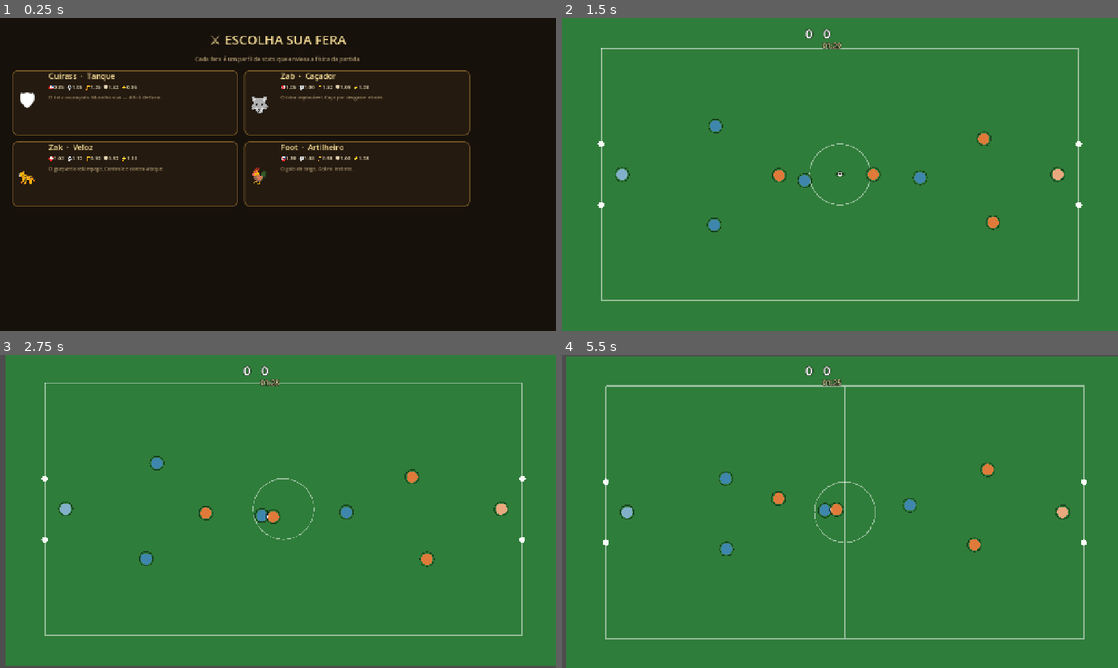
Above: before the commit, frames 1-4 (two rows, left to right).
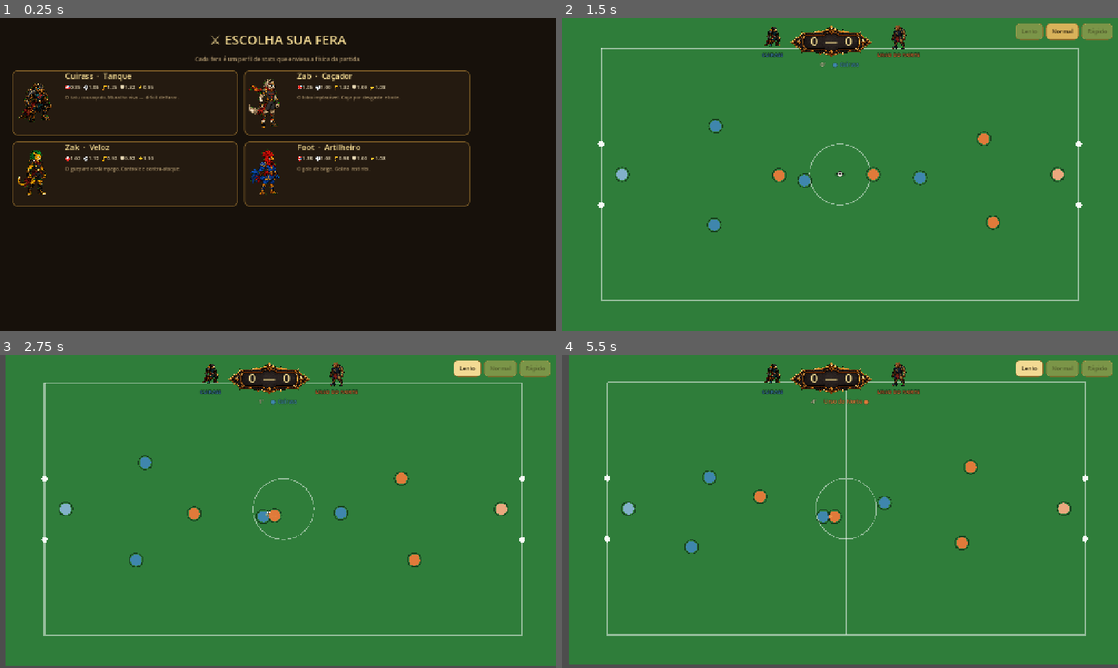
Above: after the commit, the same moments.

Repository: gmoraess/worldcupbeasts
Game: Godot game, scene res://scenes/Main.tscn
The game is run twice, just before and just after one commit, with the same random seed, the same clock (stepped at 60 frames per second) and the same inputs.
Inputs (mouse positions are in pixels of both pictures, inside the frame that each line leads up to):
- Up to frame 1 (0.25 s): no input
- Up to frame 2 (1.5 s): click (684, 102) at 0.52 s; click (634, 146) at 1.27 s
- Up to frame 3 (2.75 s): click (467, 367) at 2 s, where only the run after the commit has a clickable "Lento"
- Up to frame 4 (5.5 s): click (1095, 367) at 2.75 s, where only the run after the commit has a clickable "Rápido"; click (1062, 367) at 3.5 s, where only the run after the commit has a clickable "Normal"; click (1062, 367) at 4.25 s, where only the run after the commit has a clickable "Normal"; click (1029, 367) at 5 s, where only the run after the commit has a clickable "Lento"

The runs differ from the first frame. In frame 1, 3.3% of the frame differs, in the area x 3-72%, y 17-57%; in frame 2, 2.2%; in frame 3, 3.4%; in frame 4, 8.7%, in the area x 0-100%, y 0-100%.

Commit message:
Etapa 3 — HUD broadcast + controle de velocidade + arte (PNGs temporários)
HUD de transmissão:
- placar no topo com retratos casa×fora na placa ornamentada (score_plate)
- relógio estilo futebol (0'→90', "PRORROGAÇÃO" na morte súbita)
- indicador de posse em tempo real
- centralização corrigida (full-width + shrink-center; antes ia pra esquerda)

Controle de velocidade (canto superior direito):
- Lento (0,5x) · Normal (1x) · Rápido (2x), ativo destacado
- usa Engine.time_scale: passo de física fixo (1/60) → 2x não tunela parede/gol
- reseta time_scale=1.0 no _exit_tree (não vaza pros menus)

Arte (PNGs do projeto antigo football-autobattler, temporários):
- retratos das feras na seleção e no cabeçalho do mapa
- ícones de nó desenhados no mapa
- helper UI.icon() (textura com fallback p/ emoji)
- GameState: home_img()/away_img()/enemy_img_path() + mapa nome→arquivo

Co-Authored-By: Claude Opus 4.8 <noreply@anthropic.com>

Diff:
--- a/scripts/BeastSelect.gd
+++ b/scripts/BeastSelect.gd
@@ -37,10 +37,10 @@
 	h.add_theme_constant_override("separation", 14)
 	h.mouse_filter = Control.MOUSE_FILTER_IGNORE
 	btn.add_child(h)
-	# crista
-	var cc := CenterContainer.new(); cc.custom_minimum_size = Vector2(70, 0)
+	# retrato (PNG) com fallback no emoji da crista
+	var cc := CenterContainer.new(); cc.custom_minimum_size = Vector2(108, 0)
 	cc.mouse_filter = Control.MOUSE_FILTER_IGNORE
-	cc.add_child(UI.clbl(data["crest"], 44, Color.WHITE))
+	cc.add_child(UI.icon("res://assets/beasts/%s.png" % id, Vector2(100, 132), data["crest"]))
 	h.add_child(cc)
 	# textos
 	var v := VBoxContainer.new()
--- a/scripts/GameState.gd
+++ b/scripts/GameState.gd
@@ -112,6 +112,27 @@
 func enemy_name() -> String:
 	return current_node.get("enemy", {}).get("name", "Oponente")
 
+# retratos (PNGs do projeto antigo, temporários) — nome do inimigo → arquivo
+const ENEMY_IMG := {
+	"Rinoceronte Sombrio": "rinoceronte", "Lobo da Névoa": "lobo", "Urso do Norte": "urso",
+	"Escorpião Ferreiro": "escorpiao", "Arara Carmesim": "arara",
+	"Elefante de Guerra": "elite_elefante", "Gorila das Sombras": "elite_gorila", "Tigre Relâmpago": "elite_tigre",
+	"Mantis da Tempestade": "boss_mantis", "Leão Dourado": "boss_leao", "Quetzal, a Serpente Imortal": "boss_quetzal",
+}
+
+## Caminho do retrato da fera do jogador (id == nome do arquivo). "" se indisponível.
+func home_img() -> String:
+	return "res://assets/beasts/%s.png" % beast_id if beast_id != "" else ""
+
+## Caminho do retrato do inimigo do nó atual. "" se indisponível.
+func away_img() -> String:
+	return enemy_img_path(current_node.get("enemy", {}))
+
+## Caminho do retrato de um inimigo qualquer (por nome). "" se indisponível.
+func enemy_img_path(enemy: Dictionary) -> String:
+	var f: String = ENEMY_IMG.get(enemy.get("name", ""), "")
+	return "res://assets/beasts/%s.png" % f if f != "" else ""
+
 # ==========================================================================
 #  MAPA (3 atos × colunas × raias)
 # ==========================================================================
--- a/scripts/MapScreen.gd
+++ b/scripts/MapScreen.gd
@@ -32,7 +32,9 @@
 	h.add_theme_constant_override("separation", 14)
 	pnl.add_child(h)
 	var bv := VBoxContainer.new()
-	bv.add_child(UI.clbl(GameState.beast.get("crest", "?"), 26, Color.WHITE))
+	var bcc := CenterContainer.new()
+	bcc.add_child(UI.icon(GameState.home_img(), Vector2(54, 62), GameState.beast.get("crest", "?")))
+	bv.add_child(bcc)
 	bv.add_child(UI.clbl(GameState.beast.get("name", ""), 12, UI.GOLD2))
 	h.add_child(bv)
 	var rv := VBoxContainer.new()
@@ -103,7 +105,10 @@
 	v.set_anchors_and_offsets_preset(Control.PRESET_FULL_RECT)
 	v.alignment = BoxContainer.ALIGNMENT_CENTER
 	v.mouse_filter = Control.MOUSE_FILTER_IGNORE
-	v.add_child(UI.clbl(ICONS.get(tp, "?"), 30, Color.WHITE))
+	var ncc := CenterContainer.new()
+	ncc.mouse_filter = Control.MOUSE_FILTER_IGNORE
+	ncc.add_child(UI.icon("res://assets/icons/node_%s.png" % tp, Vector2(46, 46), ICONS.get(tp, "?")))
+	v.add_child(ncc)
 	v.add_child(UI.clbl(tp.to_upper(), 9, UI.RUNE2))
 	var enemy: Dictionary = node.get("enemy", {})
 	if not enemy.is_empty():
--- a/scripts/Match.gd
+++ b/scripts/Match.gd
@@ -46,6 +46,12 @@
 var _score_lbl: Label
 var _clock_lbl: Label
 var _goal_lbl: Label
+var _poss_lbl: Label
+var _speed_btns: Array[Button] = []
+var _home_name := "CASA"
+var _away_name := "FORA"
+var _home_crest := "🛡"
+var _away_crest := "🦁"
 
 func goal_x(team: String) -> float:
 	# o gol que o time ATACA
@@ -561,12 +567,127 @@
 		dot.polygon = pts; dot.color = Color(1, 1, 1, 0.95); post.add_child(dot)
 
 func _build_hud() -> void:
+	# nomes/brasões dos dois lados (fallback se a cena rodar fora de uma corrida)
+	_home_crest = GameState.beast.get("crest", "🛡")
+	_home_name = GameState.beast.get("name", "CASA")
+	var enemy: Dictionary = GameState.current_node.get("enemy", {})
+	_away_crest = enemy.get("crest", "🦁")
+	_away_name = enemy.get("name", "FORA")
+
 	var layer := CanvasLayer.new(); add_child(layer)
-	_score_lbl = _lbl(Vector2(560, 14), 30, Color(1, 1, 1)); layer.add_child(_score_lbl)
-	_clock_lbl = _lbl(Vector2(600, 52), 16, Color(1, 0.95, 0.7)); layer.add_child(_clock_lbl)
+
+	# barra de transmissão: VBox full-width no topo; filhos CENTRALIZADOS (shrink-center)
+	# — centralização confiável (o anchor CENTER_TOP estava jogando a barra pra esquerda).
+	var top := VBoxContainer.new()
+	layer.add_child(top)
+	top.set_anchors_and_offsets_preset(Control.PRESET_TOP_WIDE)
+	top.offset_top = 12
+	top.add_theme_constant_override("separation", 4)
+
+	var row := HBoxContainer.new()
+	row.size_flags_horizontal = Control.SIZE_SHRINK_CENTER
+	row.alignment = BoxContainer.ALIGNMENT_CENTER
+	row.add_theme_constant_override("separation", 8)
+	top.add_child(row)
+	row.add_child(_team_badge(GameState.home_img(), _home_name, _home_crest, UI.HOME))
+	row.add_child(_score_plate())
+	row.add_child(_team_badge(GameState.away_img(), _away_name, _away_crest, UI.AWAY))
+
+	# relógio + posse, logo abaixo do placar (também centralizado)
+	var sub := HBoxContainer.new()
+	sub.size_flags_horizontal = Control.SIZE_SHRINK_CENTER
+	sub.add_theme_constant_override("separation", 16)
+	top.add_child(sub)
+	_clock_lbl = _chip("0'", 14, UI.RUNE)
+	_poss_lbl = _chip("• bola livre •", 13, UI.RUNE2)
+	sub.add_child(_clock_lbl)
+	sub.add_child(_poss_lbl)
+
+	# controle de velocidade (canto superior direito): Lento · Normal · Rápido
+	var speed := HBoxContainer.new()
+	layer.add_child(speed)
+	speed.set_anchors_and_offsets_preset(Control.PRESET_TOP_RIGHT)
+	speed.offset_left = -260; speed.offset_top = 12; speed.offset_right = -12
+	speed.alignment = BoxContainer.ALIGNMENT_END
+	speed.add_theme_constant_override("separation", 6)
+	for item: Array in [["Lento", 0.5], ["Normal", 1.0], ["Rápido", 2.0]]:
+		var b := UI.gold_btn(item[0], 13)
+		b.pressed.connect(_set_speed.bind(item[1] as float, b))
+		speed.add_child(b)
+		_speed_btns.append(b)
+	_set_speed(1.0, _speed_btns[1])    # começa em Normal
+
 	_goal_lbl = _lbl(Vector2(430, 150), 60, Color(1, 0.85, 0.3))
 	_goal_lbl.text = "G O O O L !"; _goal_lbl.modulate = Color(1, 1, 1, 0)
 	layer.add_child(_goal_lbl)
+
+## Rótulo do time (brasão+nome) com leve contorno, pra ler sobre o gramado.
+func _tag(txt: String, sz: int, col: Color) -> Label:
+	var l := UI.lbl(txt, sz, col)
+	l.add_theme_color_override("font_outline_color", Color.BLACK)
+	l.add_theme_constant_override("outline_size", 4)
+	return l
+
+## Chip pequeno num painel discreto (relógio/posse).
+func _chip(txt: String, sz: int, col: Color) -> Label:
+	var l := UI.lbl(txt, sz, col)
+	l.add_theme_color_override("font_outline_color", Color.BLACK)
+	l.add_theme_constant_override("outline_size", 3)
+	l.horizontal_alignment = HORIZONTAL_ALIGNMENT_CENTER
+	return l
+
+## Crachá do time: retrato (PNG) + nome embaixo. Fallback p/ emoji se faltar a arte.
+func _team_badge(img_path: String, team_name: String, emoji: String, col: Color) -> Control:
+	var v := VBoxContainer.new()
+	v.alignment = BoxContainer.ALIGNMENT_CENTER
+	v.add_theme_constant_override("separation", 0)
+	var tex: Texture2D = load(img_path) if img_path != "" and ResourceLoader.exists(img_path) else null
+	if tex != null:
+		var tr := TextureRect.new()
+		tr.texture = tex
+		tr.expand_mode = TextureRect.EXPAND_IGNORE_SIZE
+		tr.stretch_mode = TextureRect.STRETCH_KEEP_ASPECT_CENTERED
+		tr.custom_minimum_size = Vector2(58, 64)
+		v.add_child(tr)
+	else:
+		v.add_child(_tag(emoji, 30, col))
+	var nm := _tag(team_name.to_upper(), 12, col)
+	nm.horizontal_alignment = HORIZONTAL_ALIGNMENT_CENTER
+	v.add_child(nm)
+	return v
+
+## Placar central na placa ornamentada (score_plate). Fallback p/ painel chapado.
+func _score_plate() -> Control:
+	var holder := Control.new()
+	holder.custom_minimum_size = Vector2(196, 76)
+	var plate: Texture2D = load("res://assets/frames/score_plate.png") if ResourceLoader.exists("res://assets/frames/score_plate.png") else null
+	if plate != null:
+		var bg := TextureRect.new()
+		bg.texture = plate
+		bg.expand_mode = TextureRect.EXPAND_IGNORE_SIZE
+		bg.stretch_mode = TextureRect.STRETCH_KEEP_ASPECT_CENTERED
+		bg.set_anchors_and_offsets_preset(Control.PRESET_FULL_RECT)
+		holder.add_child(bg)
+	else:
+		var pnl := UI.framed(UI.PANEL2, UI.GOLD)
+		pnl.set_anchors_and_offsets_preset(Control.PRESET_FULL_RECT)
+		holder.add_child(pnl)
+	_score_lbl = _tag("0  —  0", 30, UI.GOLD2)
+	_score_lbl.set_anchors_and_offsets_preset(Control.PRESET_FULL_RECT)
+	_score_lbl.horizontal_alignment = HORIZONTAL_ALIGNMENT_CENTER
+	_score_lbl.vertical_alignment = VERTICAL_ALIGNMENT_CENTER
+	holder.add_child(_score_lbl)
+	return holder
+
+## Velocidade do jogo. time_scale só muda QUANTOS passos de física rodam por segundo
+## (o passo segue 1/60 fixo) → 2x não tunela pela parede/gol. Reseta no _exit_tree.
+func _set_speed(scale: float, active: Button) -> void:
+	Engine.time_scale = scale
+	for b in _speed_btns:
+		b.modulate = Color(1, 1, 1, 1.0) if b == active else Color(1, 1, 1, 0.45)
+
+func _exit_tree() -> void:
+	Engine.time_scale = 1.0    # não deixa a velocidade vazar pros menus
 
 func _lbl(pos: Vector2, size: int, col: Color) -> Label:
 	var l := Label.new(); l.position = pos
@@ -588,5 +709,20 @@
 	tw.chain().tween_property(_goal_lbl, "modulate:a", 0.0, 0.4)
 
 func _hud_update() -> void:
-	_score_lbl.text = "%d   %d" % [score["home"], score["away"]]
-	_clock_lbl.text = "%02d:%02d" % [int(clock) / 60, int(clock) % 60]
+	_score_lbl.text = "%d  —  %d" % [score["home"], score["away"]]
+	# relógio estilo transmissão: minutos decorridos (0'..90'), prorrogação na M.SÚBITA
+	if sudden_death:
+		_clock_lbl.text = "PRORROGAÇÃO"
+		_clock_lbl.add_theme_color_override("font_color", UI.GOLD2)
+	else:
+		_clock_lbl.text = "%d'" % clampi(int(MATCH_SECONDS - clock), 0, 99)
+	# indicador de posse: ponto colorido + nome do time com a bola
+	if poss == "home":
+		_poss_lbl.text = "● " + _home_name
+		_poss_lbl.add_theme_color_override("font_color", UI.HOME)
+	elif poss == "away":
+		_poss_lbl.text = _away_name + " ●"
+		_poss_lbl.add_theme_color_override("font_color", UI.AWAY)
+	else:
+		_poss_lbl.text = "• bola livre •"
+		_poss_lbl.add_theme_color_override("font_color", UI.RUNE2)
--- a/scripts/UI.gd
+++ b/scripts/UI.gd
@@ -57,3 +57,23 @@
 	r.color = col
 	r.set_anchors_and_offsets_preset(Control.PRESET_FULL_RECT)
 	return r
+
+## Carrega uma textura se existir; senão null (seguro p/ arte ainda ausente).
+static func tex(path: String) -> Texture2D:
+	return load(path) if path != "" and ResourceLoader.exists(path) else null
+
+## Ícone visual: TextureRect com a arte (escala mantendo proporção) OU, se faltar
+## o PNG, um Label com o emoji de fallback. px = tamanho-alvo do ícone.
+static func icon(path: String, px: Vector2, fallback: String, col: Color = Color.WHITE) -> Control:
+	var t := tex(path)
+	if t != null:
+		var tr := TextureRect.new()
+		tr.texture = t
+		tr.expand_mode = TextureRect.EXPAND_IGNORE_SIZE
+		tr.stretch_mode = TextureRect.STRETCH_KEEP_ASPECT_CENTERED
+		tr.custom_minimum_size = px
+		tr.mouse_filter = Control.MOUSE_FILTER_IGNORE
+		return tr
+	var l := clbl(fallback, int(px.y * 0.55), col)
+	l.mouse_filter = Control.MOUSE_FILTER_IGNORE
+	return l
Binary file added: assets/beasts/arara.png
Not shown, added: assets/beasts/arara.png.import
Binary file added: assets/beasts/boss_leao.png
Not shown, added: assets/beasts/boss_leao.png.import
Binary file added: assets/beasts/boss_mantis.png
Not shown, added: assets/beasts/boss_mantis.png.import
Binary file added: assets/beasts/boss_quetzal.png
Not shown, added: assets/beasts/boss_quetzal.png.import
Binary file added: assets/beasts/cuirass.png
Not shown, added: assets/beasts/cuirass.png.import
Binary file added: assets/beasts/elite_elefante.png
Not shown, added: assets/beasts/elite_elefante.png.import
(and 40 more such lines)
